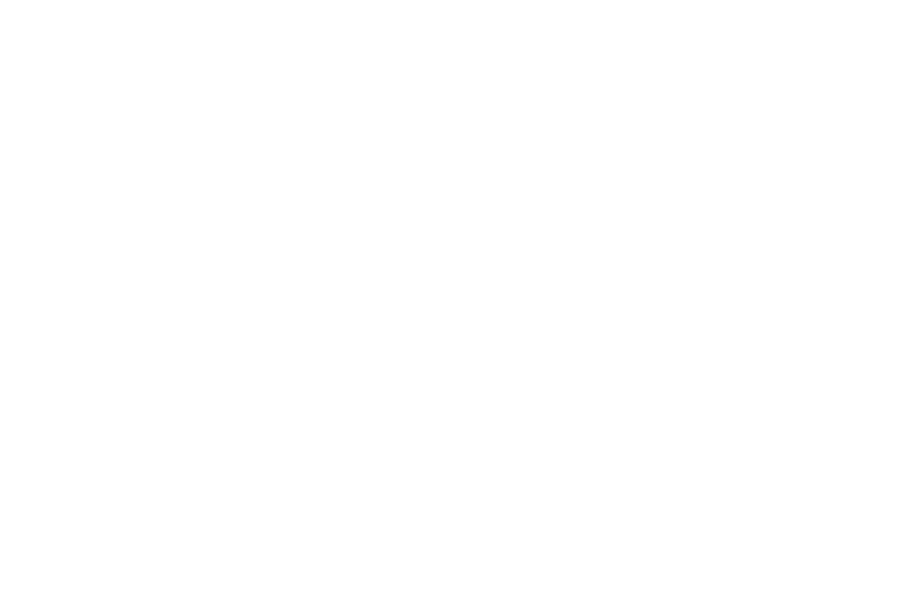
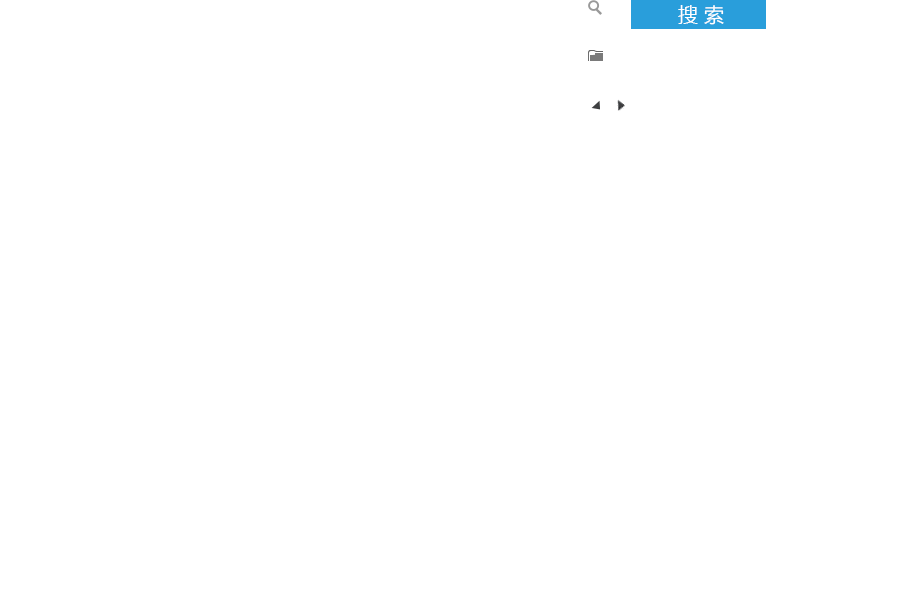
Layer changes from the first 900 x 600 image to the second:
added layer "Layer 7 copy" above "Layer 7" over (617, 99, 625, 111)
added layer "Layer 7" above "Layer 6" over (591, 100, 600, 110)
added layer "Layer 6" above "Layer 5" over (588, 50, 603, 61)
added layer "Layer 5" above "Layer 2" over (588, 0, 766, 29)
